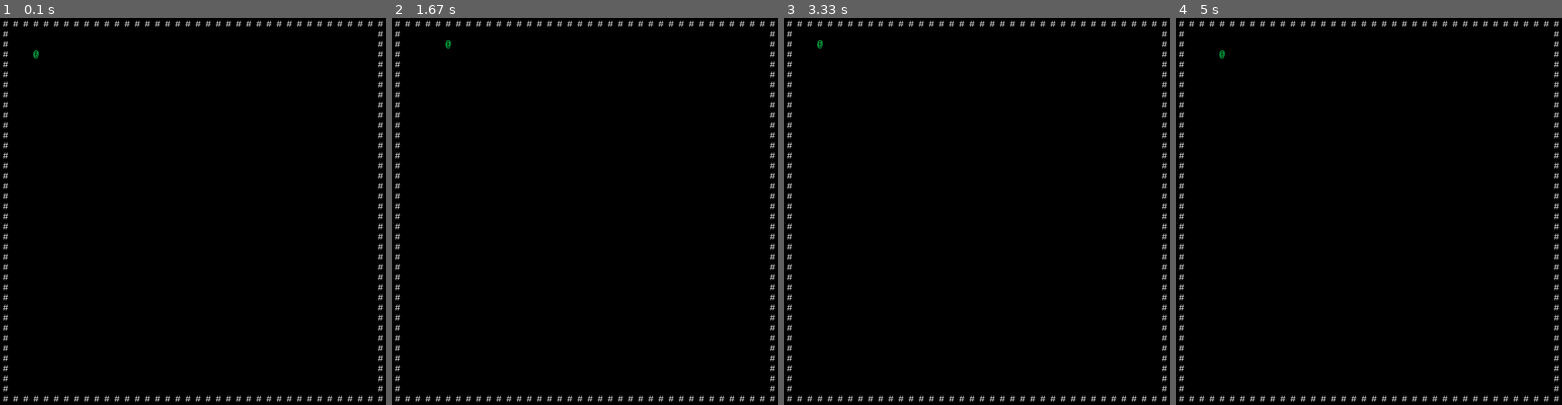
Above: before the commit, frames 1-4 (left to right).
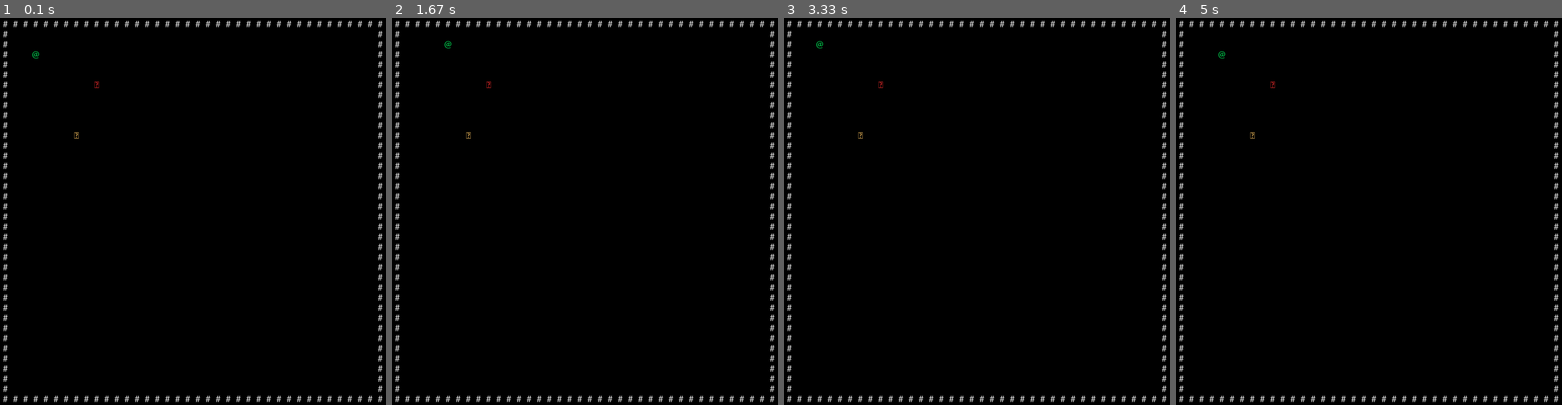
Above: after the commit, the same moments.

Repository: OilyCannelloni/UntrustedPy
Game: pygame game, started from init.py
Same seed, same stepped clock (60 frames per second), same inputs: the game is played once before the commit and once after it.
Inputs:
- Up to frame 1 (0.1 s): no input
- Up to frame 2 (1.67 s): hold Right 0.33-0.8 s; hold Up 0.83-1.13 s; hold Right 1.17-1.63 s
- Up to frame 3 (3.33 s): hold Left 1.67-2.2 s; hold Down 2.23-2.53 s; hold Left 2.57-2.97 s; hold Up from 3 s (still down)
- Up to frame 4 (5 s): release Up at 3.37 s; hold Right 3.4-4.03 s; hold Down 4.07-4.43 s; hold Left 4.47-4.93 s; hold Right from 4.97 s (still down)

The runs differ from the first frame. In frame 1, 1.5% of the frame differs, in the area x 0-100%, y 0-100%; in frame 2, 1.5%; in frame 3, 1.5%; in frame 4, 1.5%.

Commit message:
add inventory functionality, add doors

Diff:
--- a/grid.py
+++ b/grid.py
@@ -29,29 +29,39 @@
         self.grid[x1][y1] = temp
 
 
+    def push(self, x1, y1, x2, y2):
+        new_stack = self.grid[x2][y2]
+        self.grid[x2][y2] = self.grid[x1][y1]
+        self.grid[x1][y1] = self.grid[x1][y1].stacked
+        self.grid[x2][y2].stacked = new_stack
+
+
     def move(self, x, y, d):
         if d == "right":
             if x+1 > self.width:
                 return False
-            self.swap(x, y, x+1, y)
+            self.push(x, y, x+1, y)
         elif d == "up":
             if y-1 < 0:
                 return False
-            self.swap(x, y, x, y-1)
+            self.push(x, y, x, y-1)
         elif d == "down":
             if y+1 > self.height:
                 return False
-            self.swap(x, y, x, y+1)
+            self.push(x, y, x, y+1)
         elif d == "left":
             if x-1 < 0:
                 return False
-            self.swap(x, y, x-1, y)
+            self.push(x, y, x-1, y)
 
 
-    def place_object(self, x, y, obj=None):
-        if obj is not None:
+    def place_object(self, x, y, obj):
+        if self.grid[x][y] is None or self.grid[x][y].replacable:
             self.grid[x][y] = obj
 
+
+    def place_object_f(self, x, y, obj):
+        self.grid[x][y] = obj
 
     def get_player(self):
         for col in self.grid:
--- a/init.py
+++ b/init.py
@@ -11,7 +11,7 @@
         pygame.init()
         pygame.display.set_caption("hello world")
         self.window = pygame.display.set_mode((self.screen_width, self.screen_height))
-        self.font = pygame.font.SysFont('consolas', 24)
+        self.font = pygame.font.SysFont('calibri', 24)
 
 
     def draw(self):
@@ -60,6 +60,8 @@
             grid.place_object(grid.width - 2, i, Wall())
 
         grid.place_object(4, 4, Player())
+        grid.place_object(8, 12, KeyDoor("small_key"))
+        grid.place_object(10, 7, SmallKey())
 
 
 
--- a/objects.py
+++ b/objects.py
@@ -10,11 +10,11 @@
         grid.id_counter += 1
         self.coords = (None, None)
         self.name = None
-
+        self.stacked = None
+        self.replacable = False
 
     def behavior(self, keys_down):
         pass
-
 
     def get_coords(self):
         for x in range(grid.width):
@@ -25,7 +25,6 @@
                 if obj.id == self.id:
                     return x, y
 
-
     def get_adjacent(self):
         self.coords = self.get_coords()
         return {
@@ -35,13 +34,19 @@
             'up': (self.coords[0], self.coords[1]-1)
         }
 
-
     def move(self, d):
         dest = grid.get(self.get_adjacent()[d])
+        dest.on_collision_with(self)
         if dest.passable_for == 'all' or self.name in dest.passable_for:
             grid.move(*self.coords, d)
         else:
             print("cant move")
+
+    def has(self, item):
+        pass
+
+    def on_collision_with(self, collider):
+        pass
 
 
 class Empty(Object):
@@ -52,9 +57,7 @@
         self.passable_for = 'all'
         self.symbol = " "
         self.color = (255, 255, 255)
-
-    def behavior(self, keys_down):
-        pass
+        self.replacable = True
 
 
 class Player(Object):
@@ -64,6 +67,20 @@
         self.type = 'player'
         self.symbol = '@'
         self.color = (0, 255, 100)
+        self.inventory = []
+        self.max_inventory_size = 3
+        self.stacked = Empty()
+
+    def push_inventory(self, item):
+        if len(self.inventory) < self.max_inventory_size:
+            self.inventory.append(item)
+            return True
+        else:
+            print("inventory full!")
+            return False
+
+    def has(self, item):
+        return item in [it.name for it in self.inventory]
 
     def behavior(self, key):
         if key == keys.LEFT:
@@ -76,6 +93,7 @@
             self.move("up")
 
 
+
 class Wall(Object):
     def __init__(self):
         super().__init__()
@@ -84,3 +102,35 @@
         self.symbol = '#'
         self.color = (255, 255, 255)
         self.passable_for = []
+
+
+class KeyDoor(Object):
+    def __init__(self, key_name):
+        super().__init__()
+        self.name = "key_door"
+        self.type = "dynamic"
+        self.symbol = "⌻"
+        self.color = (255, 200, 100)
+        self.passable_for = []
+        self.required_key_name = key_name
+
+    def on_collision_with(self, collider):
+        if collider.name == "player" and collider.has(self.required_key_name):
+            self.passable_for.append("player")
+        else:
+            self.passable_for = []
+
+
+class SmallKey(Object):
+    def __init__(self):
+        super().__init__()
+        self.name = "small_key"
+        self.type = "item"
+        self.symbol = 'ۿ'
+        self.color = (255, 50, 50)
+        self.passable_for = "all"
+
+    def on_collision_with(self, collider):
+        if collider.name == "player":
+            if grid.get_player().push_inventory(self):
+                grid.place_object_f(*self.get_coords(), Empty())
